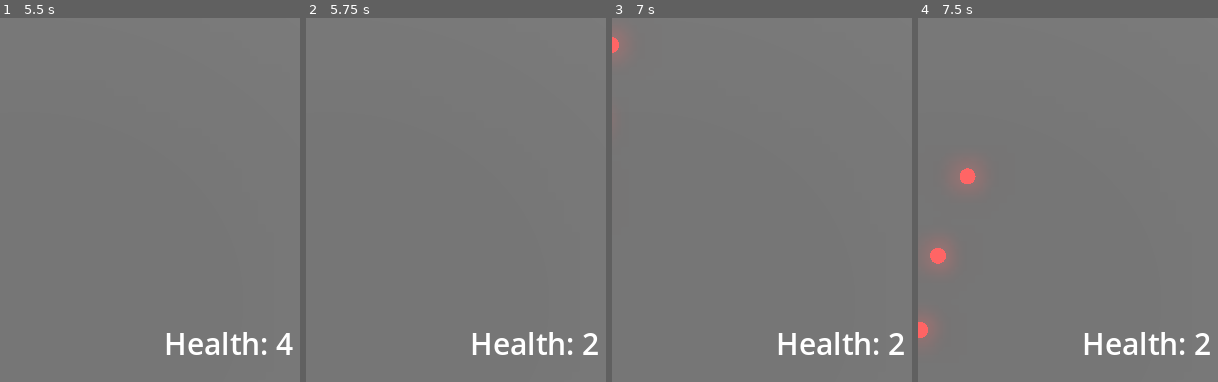
Above: before the commit, frames 1-4 (left to right).
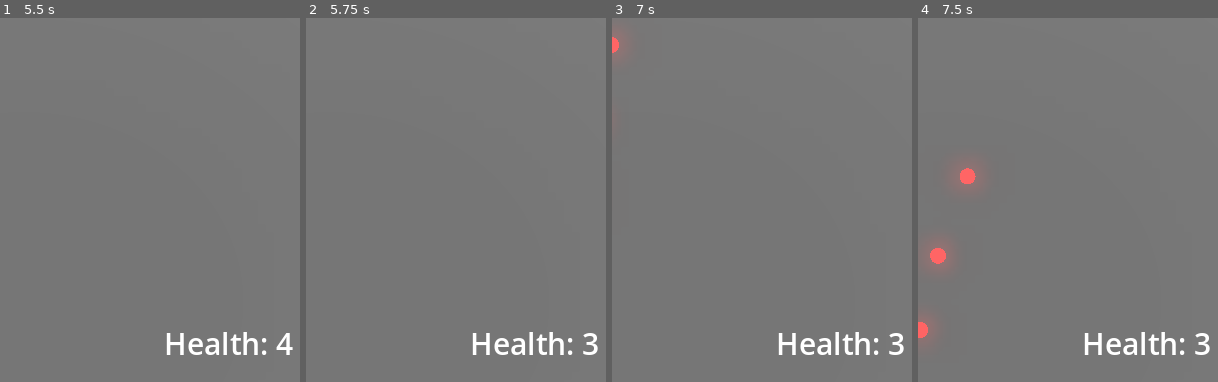
Above: after the commit, the same moments.

Repository: JackEvans24/bullet-absorb
Game: Godot game, scene res://scenes/main.tscn
Same seed, same stepped clock (60 frames per second), same inputs: the game is played once before the commit and once after it.
Inputs:
- Up to frame 1 (5.5 s): tap Enter at 0.5 s; hold K (absorb) 0.53-1.28 s; hold Up (move_forward) 0.53-2.03 s; tap J (fire) at 1.35, 2.85, 4.35 s; hold K (absorb) 2.03-2.78 s; hold Left (move_left) 2.03-3.53 s; hold Down (move_back) 3.53-4.28 s; hold K (absorb) 3.53-4.28 s; hold Right (move_right) 4.28-5.03 s; hold Up (move_forward) from 5.03 s (still down); hold K (absorb) from 5.03 s (still down)
- Up to frame 2 (5.75 s): keep holding Up (move_forward); keep holding K (absorb)
- Up to frame 3 (7 s): release Up (move_forward) at 5.78 s; release K (absorb) at 5.78 s; hold Right (move_right) from 5.78 s (still down); tap J (fire) at 5.85 s; hold K (absorb) from 6.53 s (still down)
- Up to frame 4 (7.5 s): keep holding Right (move_right); release K (absorb) at 7.28 s; tap J (fire) at 7.35 s
The pictures show only the part of the screen within x 46-96%, y 50-100%; the shares and areas given below are measured in that part.

Frame 1 is identical in both runs. In frame 2, 0.1% of the frame differs, in the area x 92-98%, y 86-93%; in frame 3, 0.1%; in frame 4, 0.1%.

Commit message:
feat: add recovery time on hurt

Diff:
--- a/scripts/player/health.gd
+++ b/scripts/player/health.gd
@@ -4,9 +4,19 @@
 signal damage_taken(damage_taken: float)
 
 @export var starting_health = 5.0
+@export var recovery_time = 1.0
 
 @onready var current_health = starting_health
 
+var is_recovering = false
+
 func take_damage(damage: float):
+	if is_recovering:
+		return
+	is_recovering = true
+
 	current_health = max(0.0, current_health - damage)
 	damage_taken.emit(damage)
+
+	await get_tree().create_timer(recovery_time).timeout
+	is_recovering = false
